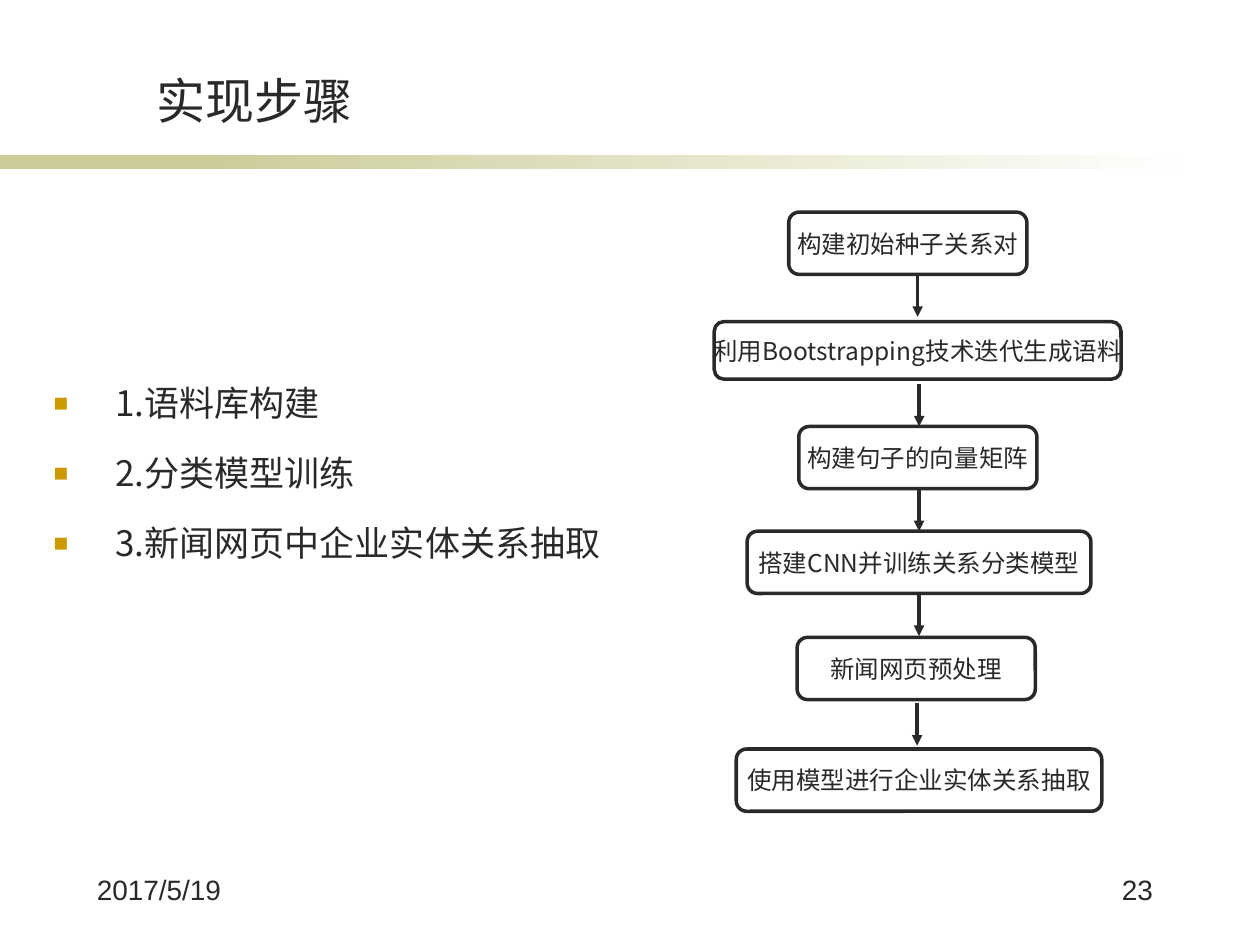
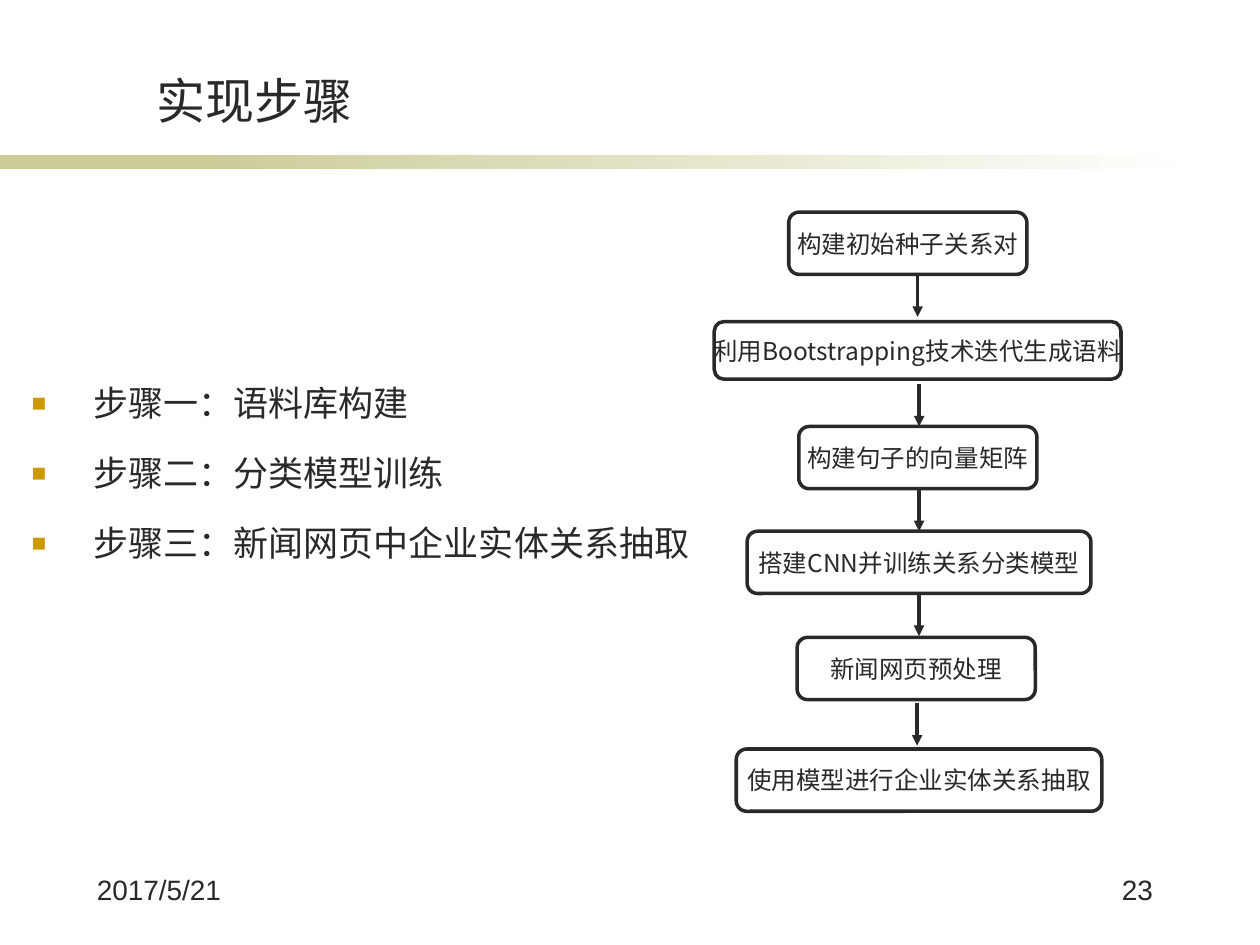
Before and after one commit to wqpod2g/paper, a slide deck: slide 23 of 毕业答辩ppt.pptx. Drawn at 1260x945 pixels with LibreOffice and Linux fonts; fonts in the diff are those of the drawing; background and template pictures are left out. Boxes give left, top, right and bottom in pixels: in the first picture for what was removed or moved away, otherwise in the second. Text is boxed around its words. In the diff, an @@ line names an element or a change of style, - is before the commit and + after.

```diff
--- a/毕业答辩ppt.pptx
+++ b/毕业答辩ppt.pptx
@@ text at bbox=[93, 386, 689, 559]: text changed @@
-■ 1.语料库构建
-■ 2.分类模型训练
-■ 3.新闻网页中企业实体关系抽取
+■ 步骤一：语料库构建
+■ 步骤二：分类模型训练
+■ 步骤三：新闻网页中企业实体关系抽取
@@ text at bbox=[97, 879, 221, 901]: text changed @@
-2017/5/19
+2017/5/21
```
Also in this commit, not shown: 24 other slides changed, 1 other file.
